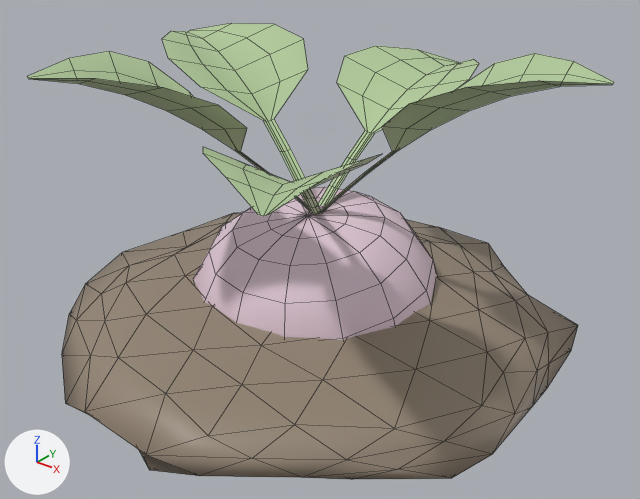
The FBX model Assets/Art/Models/RainTurnip/RainTurnip_Node_B.fbx, before and after one commit.
One viewpoint serves both versions: a 50 mm lens placed at (0.553, -0.686, 0.516), pointed at (-0.007, 0.013, 0.082). Every picture has the same lights, and +X, +Y and +Z are marked at lower left. The older version comes first. Mesh edges are drawn as thin lines. Where no turn or scale is listed for an object, it has been applied to the vertices. Vertices at exactly the same position are counted once.

Before the edit, the objects in view are built like this:
```python
me_rainturnip_node_b = bpy.data.meshes.new('RainTurnip_Node_B')
me_rainturnip_node_b.from_pydata(...)  # 511 vertices, 620 faces; spans x -0.298..0.294, y -0.298..0.285, z -0.237..0.325
# faces by material slot: [75, 65, 160, 320]
me_rainturnip_node_b.materials.append(mat_rainturnip_root)  # white #f6f3ef
me_rainturnip_node_b.materials.append(mat_rainturnip_top)  # pale pink #e5cbda
me_rainturnip_node_b.materials.append(mat_rainturnip_leaf)  # green #b3cb9b
me_rainturnip_node_b.materials.append(mat_rainturnip_soil)  # brown #958676
ob_rainturnip_node_b = bpy.data.objects.new('RainTurnip_Node_B', me_rainturnip_node_b)
ob_rainturnip_node_b.location = (0.0, 0.0, 0.0)
```
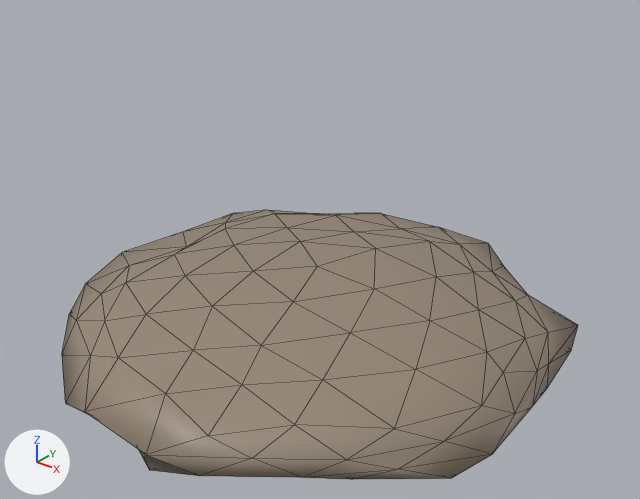
Where the change shows, as pixel boxes (x1, y1, x2, y2) in the pictures (640 x 499 px):
'RainTurnip_Node_B', reshaped (12% narrower, 41% shorter): before (28, 23, 614, 479); after (62, 210, 578, 479)
part 1 of me_rainturnip_node_b, deleted (green): before (28, 23, 614, 216)
part 2 of me_rainturnip_node_b, deleted: before (193, 187, 437, 340)

What the commit changed:
me_rainturnip_node_b is used by ob_rainturnip_node_b; location (0.0, 0.0, 0.0).
me_rainturnip_node_b had 511 vertices, 620 faces and spanned x -0.298..0.294, y -0.298..0.285, z -0.237..0.325.
me_rainturnip_node_b no longer uses material mat_rainturnip_root (white #f6f3ef).
me_rainturnip_node_b no longer uses material mat_rainturnip_top (pale pink #e5cbda).
me_rainturnip_node_b no longer uses material mat_rainturnip_leaf (green #b3cb9b).
me_rainturnip_node_b now has 162 vertices, 320 faces and spans x -0.298..0.274, y -0.298..0.285, z -0.007..0.069.
me_rainturnip_node_b part 1: the loose piece of 221 vertices spanning x -0.292..0.294, y -0.271..0.284, z 0.128..0.325 is deleted.
me_rainturnip_node_b part 2: the loose piece of 128 vertices spanning x -0.136..0.138, y -0.139..0.137, z -0.237..0.139 is deleted.
